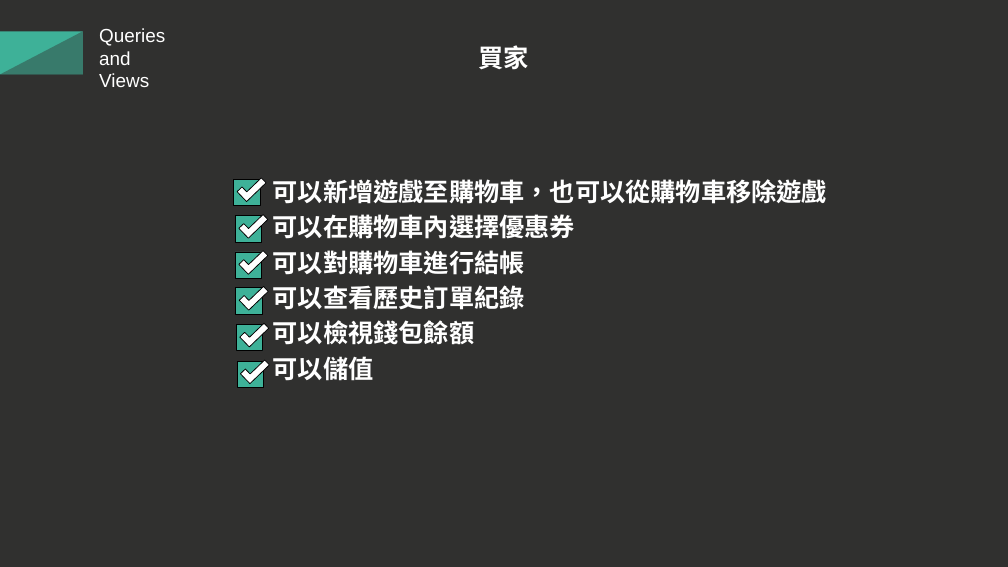
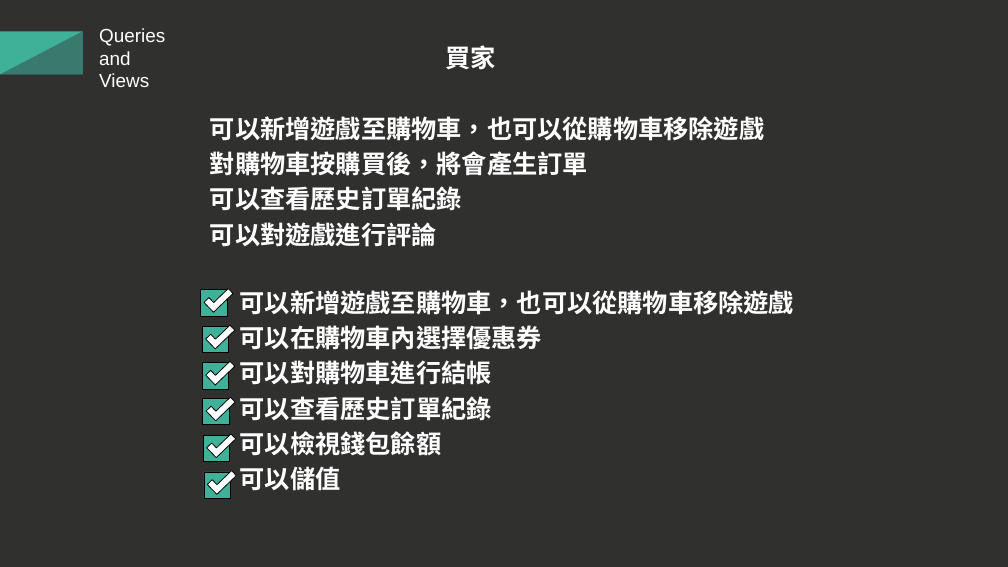
Before and after one commit to 13urgerKing/109-1DBMS, a slide deck: slide 15 of 109-1資料庫系統報告.pptx. Drawn at 1008x567 pixels with LibreOffice and Linux fonts; fonts in the diff are those of the drawing. Boxes give left, top, right and bottom in pixels: in the first picture for what was removed or moved away, otherwise in the second. Text is boxed around its words. In the diff, an @@ line names an element or a change of style, - is before the commit and + after.

```diff
--- a/109-1資料庫系統報告.pptx
+++ b/109-1資料庫系統報告.pptx
@@ text "買家": place and size @@
-text "買家" at <box>479,45,529,70</box>
+text "買家" at <box>446,45,496,70</box>
@@ text added at <box>210,116,764,247</box>, 24 pt, text #FFFFFF, bold @@
+可以新增遊戲至購物車，也可以從購物車移除遊戲
+對購物車按購買後，將會產生訂單
+可以查看歷史訂單紀錄
+可以對遊戲進行評論
@@ 6 rectangles, 5 corners, 1 text: place and size @@
-6 rectangles, 5 corners, 1 text at <box>234,173,827,388</box>
+6 rectangles, 5 corners, 1 text at <box>200,284,794,498</box>
@@ corner: place and size @@
-corner at <box>240,355,269,383</box>
+corner at <box>208,466,237,495</box>
```
Also in this commit, not shown: 3 other slides changed.
